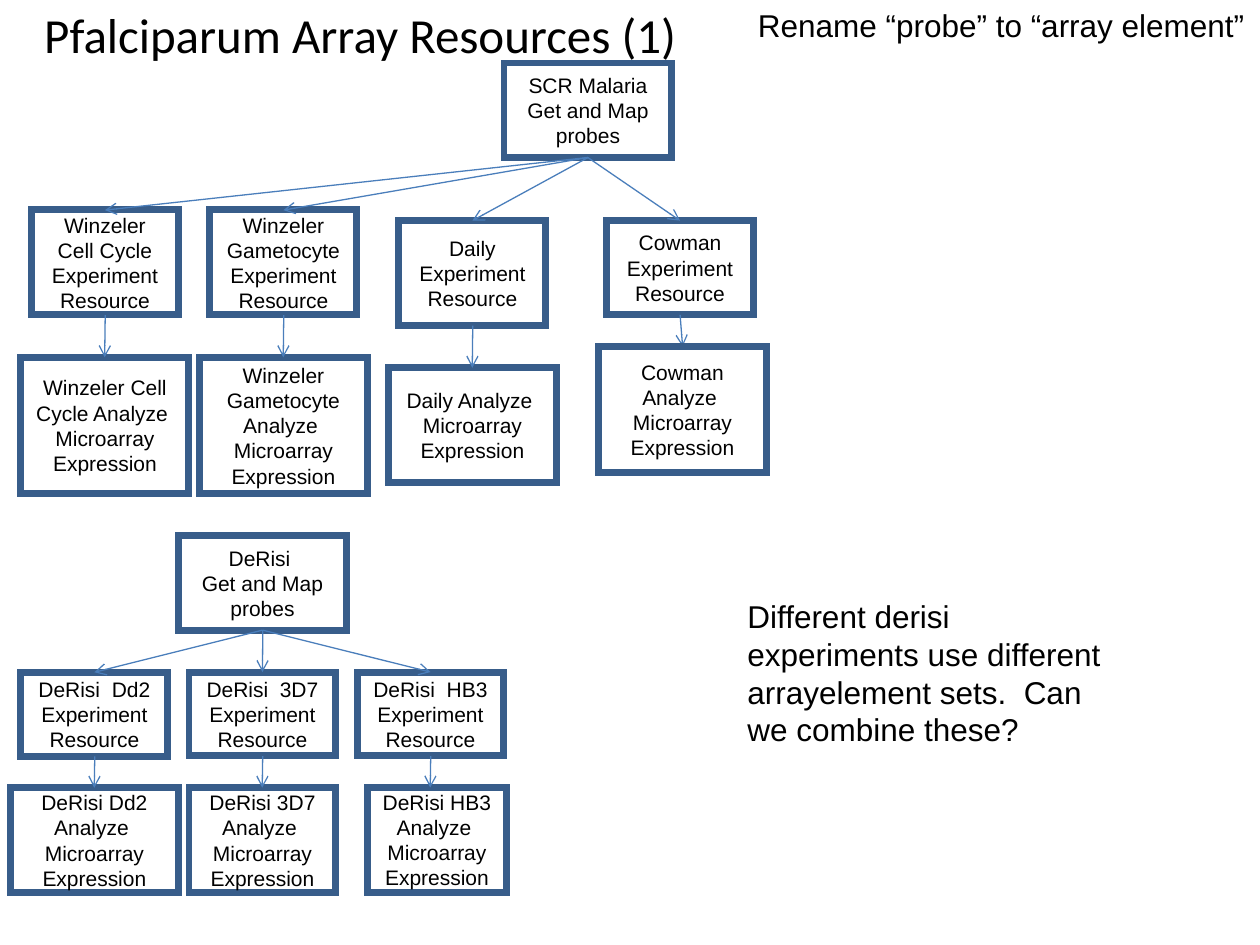
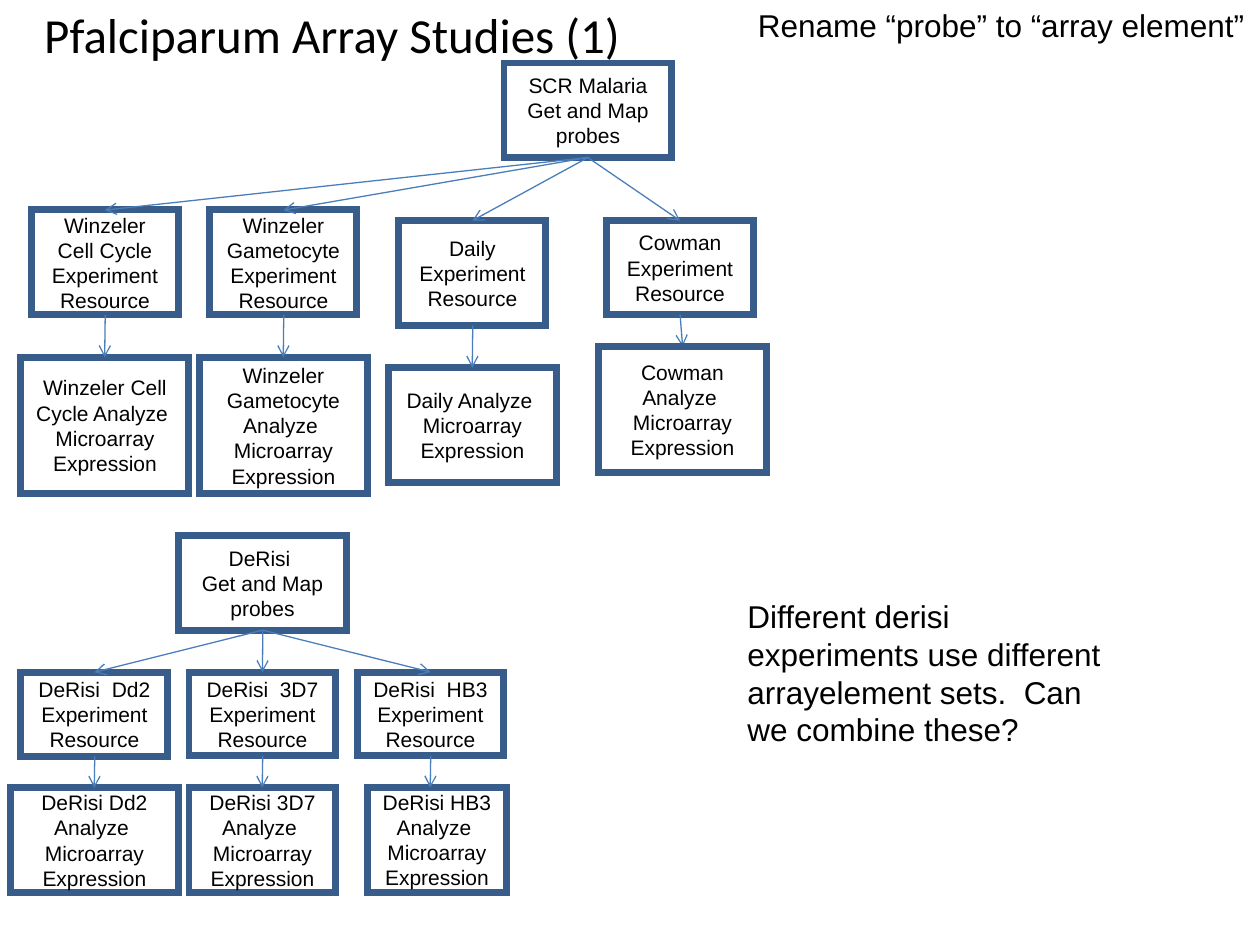
Before and after one commit to VEuPathDB/ApiCommonWorkflow, a slide deck: slide 19 of Main/doc/IntegratedWorkflow.ppt. Drawn at 1260x945 pixels with LibreOffice and Linux fonts; fonts in the diff are those of the drawing. Boxes give left, top, right and bottom in pixels: in the first picture for what was removed or moved away, otherwise in the second. Text is boxed around its words. In the diff, an @@ line names an element or a change of style, - is before the commit and + after.

```diff
--- a/Main/doc/IntegratedWorkflow.ppt
+++ b/Main/doc/IntegratedWorkflow.ppt
@@ title at bbox=[44, 17, 619, 65]: text changed @@
-Pfalciparum Array Resources (1)
+Pfalciparum Array Studies (1)
```
Also in this commit, not shown: 2 other slides changed.
